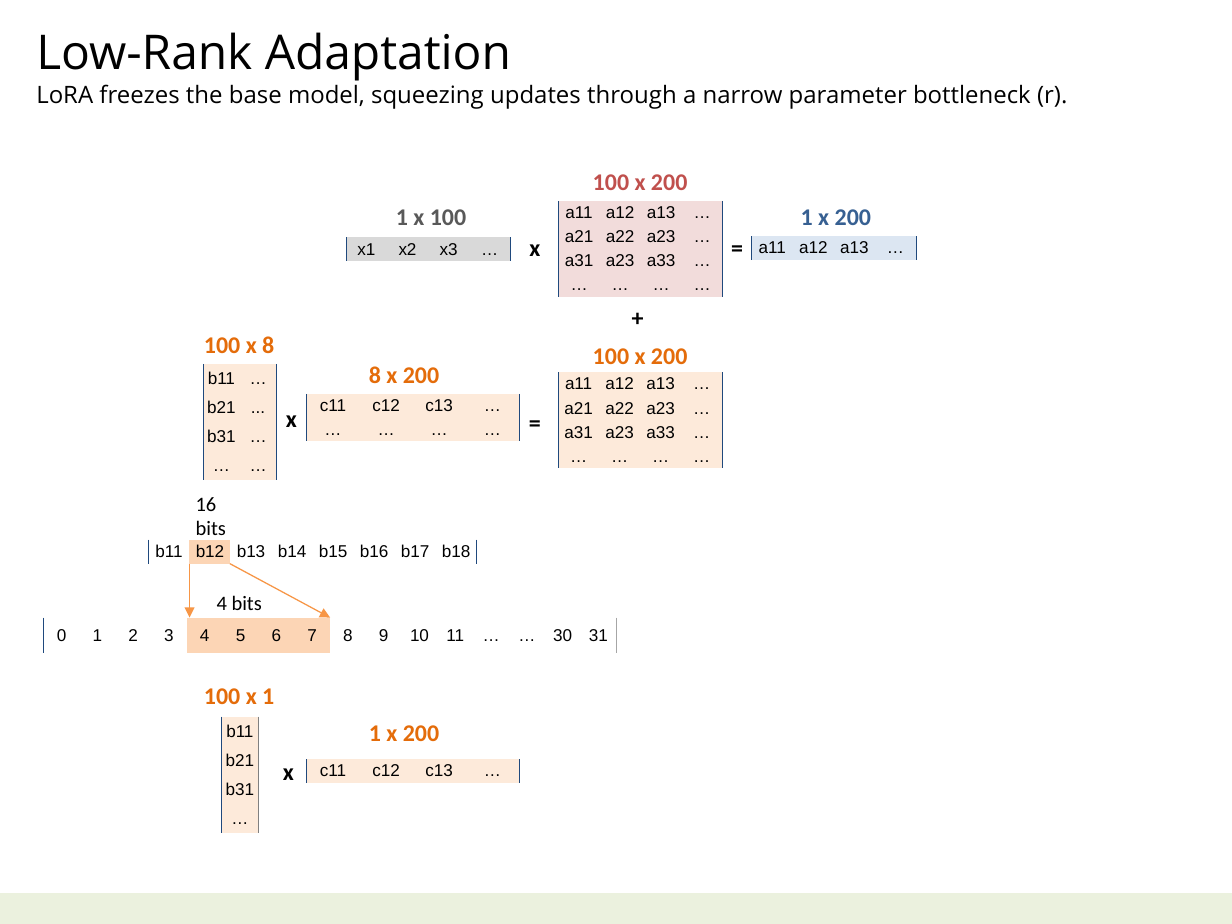
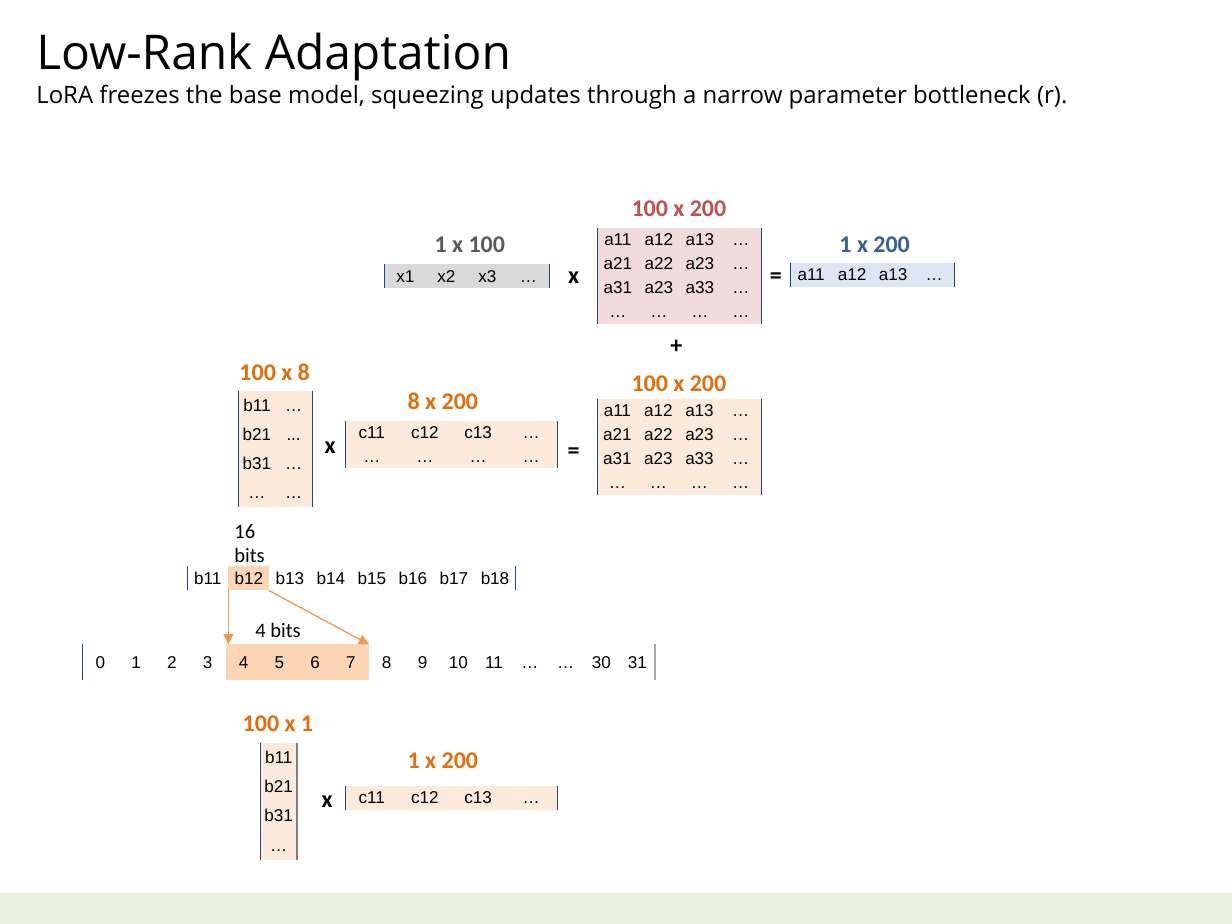
Before and after one commit to navibator/crazy-ai, a slide deck: slide 11 of ai-gemma.pptx. Drawn at 1232x924 pixels with LibreOffice and Linux fonts; fonts in the diff are those of the drawing. Boxes give left, top, right and bottom in pixels: in the first picture for what was removed or moved away, otherwise in the second. Text is boxed around its words. In the diff, an @@ line names an element or a change of style, - is before the commit and + after.

```diff
--- a/ai-gemma.pptx
+++ b/ai-gemma.pptx
@@ table resized from (x1=558, y1=201, x2=721, y2=297) to (x1=598, y1=228, x2=760, y2=468) @@
@@ text "100 x 8" moved from (x1=204, y1=336, x2=274, y2=353) to (x1=239, y1=363, x2=310, y2=380) @@
@@ table moved from (x1=203, y1=363, x2=277, y2=479) to (x1=239, y1=391, x2=313, y2=506) @@
@@ 15 texts, 8 tables, 2 arrows moved together from (x1=43, y1=174, x2=914, y2=833) to (x1=83, y1=200, x2=954, y2=859) @@
```
Also in this commit, not shown: 1 other slide changed, 1 other file.
